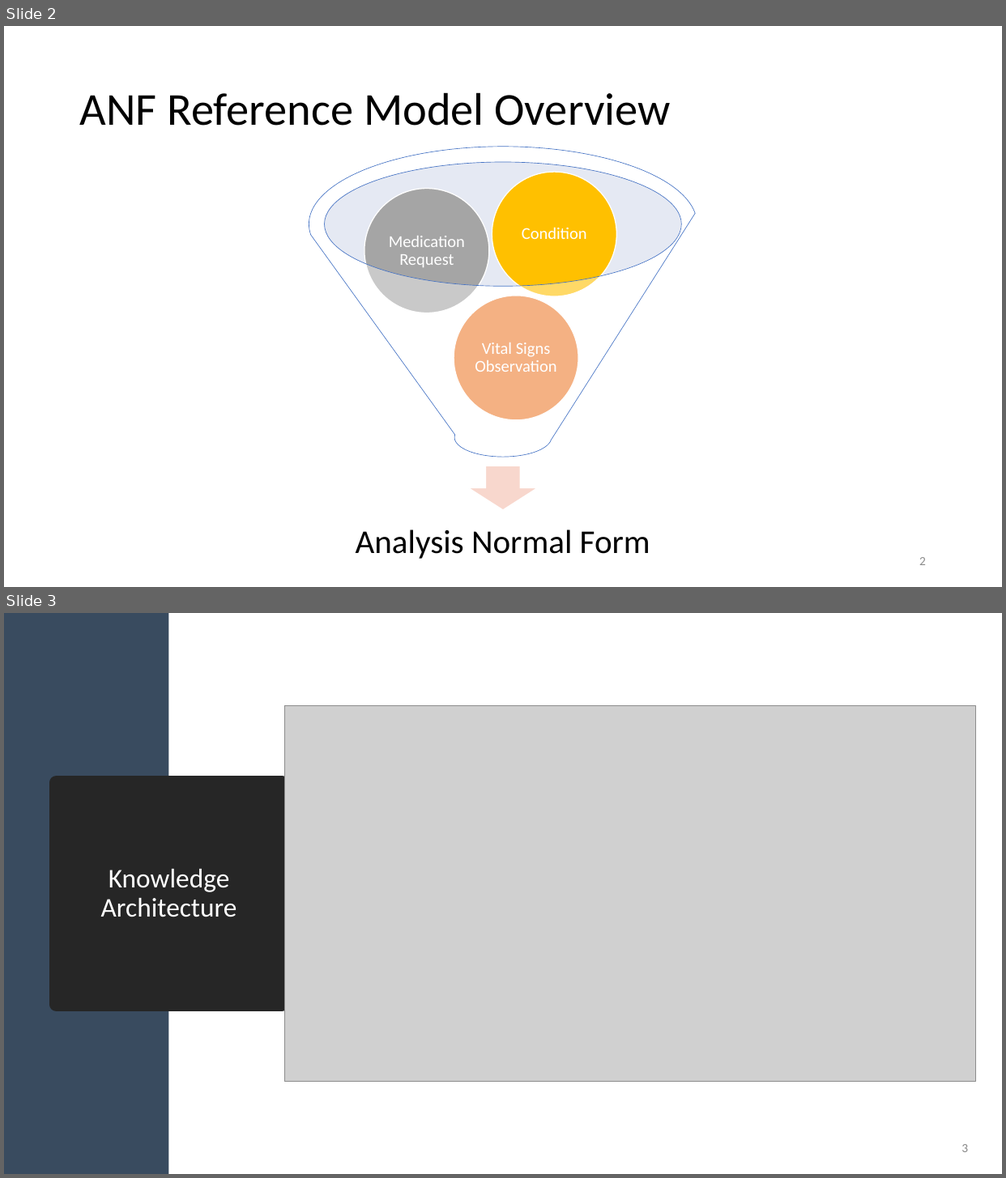
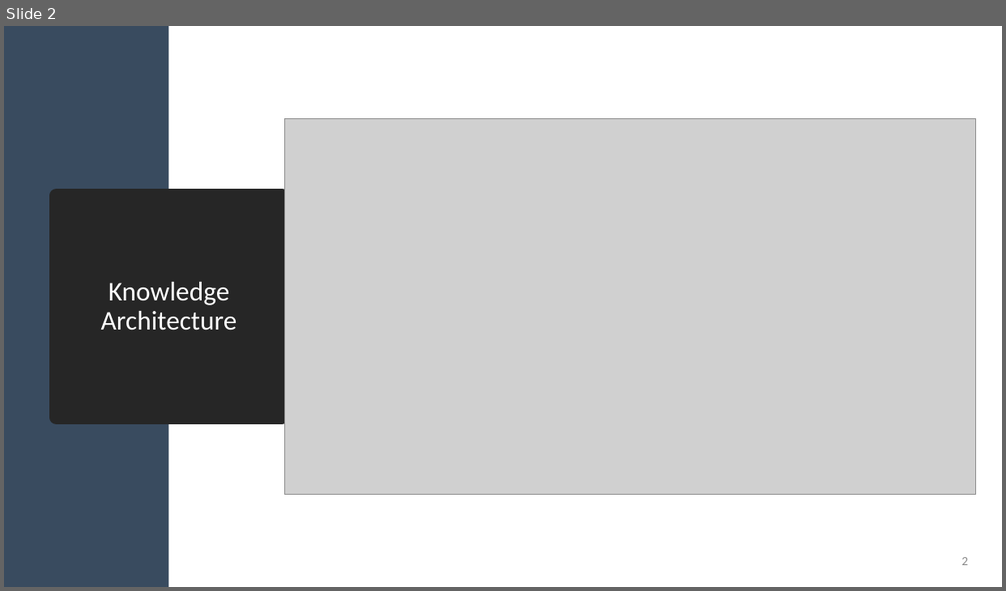
Before and after one commit to HL7/ANF, a slide deck: src/main/uml/doc/ANF Reference Model.pptx. Shown one above the other, each under a label of ours: slides 2 and 3 before the commit, slide 2 after it. The pictures are 1006x1178 and 1006x591 pixels, drawn with LibreOffice and Linux fonts; fonts in the diff are those of the drawing; grey boxes stand for pictures. Boxes give left, top, right and bottom in pixels: in the first picture for what was removed or moved away, otherwise in the second. Text is boxed around its words. In the diff, an @@ line names an element or a change of style, - is before the commit and + after.

Commit message:
Updated foundational model

```diff
--- a/src/main/uml/doc/ANF Reference Model.pptx
+++ b/src/main/uml/doc/ANF Reference Model.pptx
@@ slide 2 removed at [4, 26, 1002, 587], background #FFFFFF @@
@@ title removed at [80, 92, 671, 126] @@
-ANF Reference Model Overview
@@ group removed at [309, 147, 697, 559]: 4 ellipses, 4 texts, 1 down arrow, 1 funnel @@
-Analysis Normal Form
-Vital Signs Observation
-Medication Request
-Condition
@@ page number removed at [919, 557, 926, 565] @@
-2
@@ what was slide 3 is now slide 2 @@
@@ page number at [961, 557, 968, 565]: text changed @@
-3
+2
```
Also in this commit, not shown: 7 slides added, 7 other slides removed, 1 other file.
